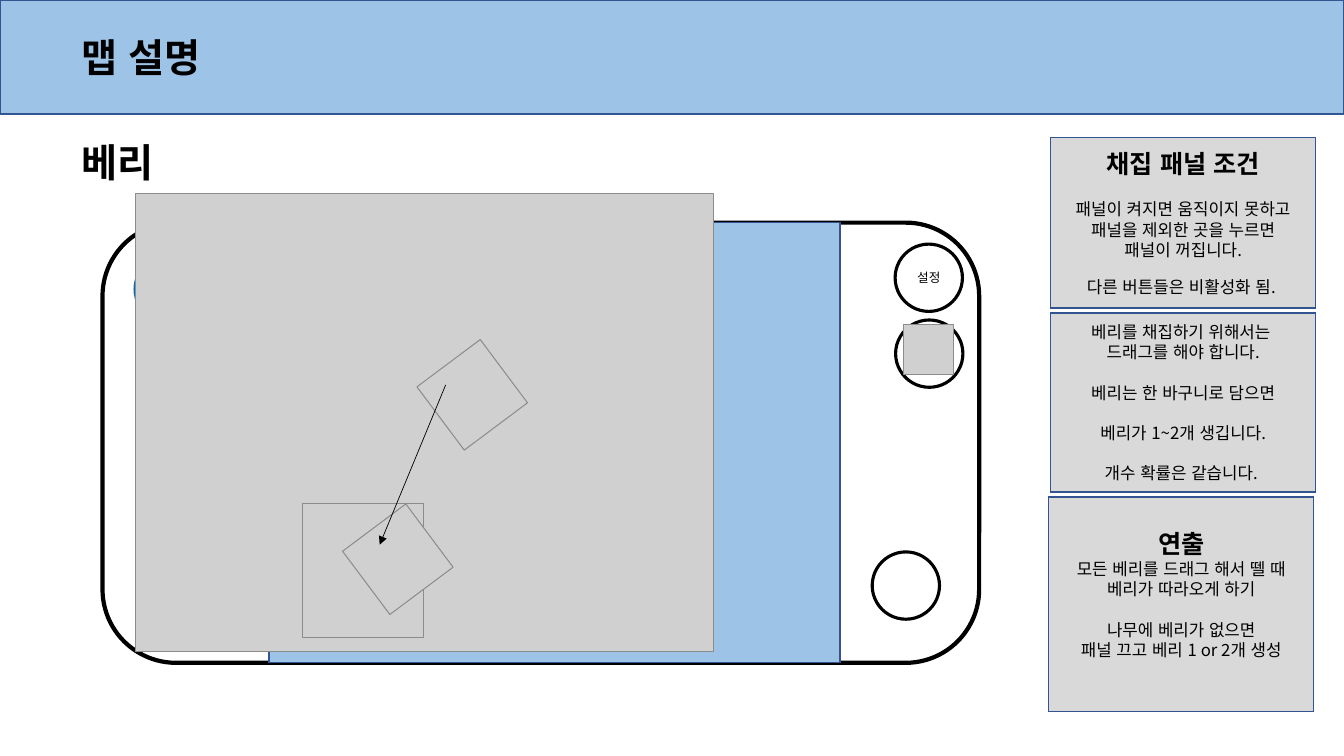
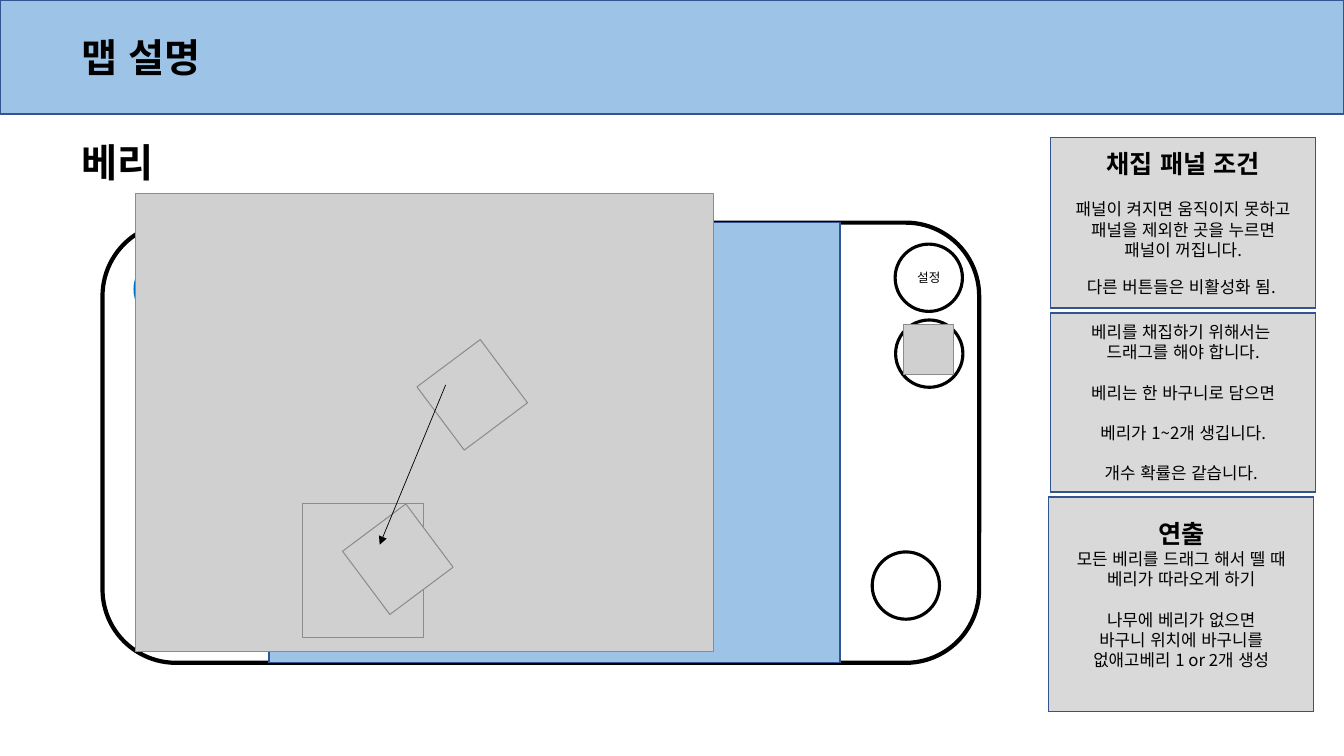
Before and after one commit to anglik0370/EscapeIsland, a slide deck: slide 4 of Document/시스템/채집 시스템.pptx. Drawn at 1344x756 pixels with LibreOffice and Linux fonts; fonts in the diff are those of the drawing; grey boxes stand for pictures. Boxes give left, top, right and bottom in pixels: in the first picture for what was removed or moved away, otherwise in the second. Text is boxed around its words. In the diff, an @@ line names an element or a change of style, - is before the commit and + after.

```diff
--- a/Document/시스템/채집 시스템.pptx
+++ b/Document/시스템/채집 시스템.pptx
@@ text in rectangle at (x1=1093, y1=632, x2=1269, y2=668): text changed @@
-패널 끄고 베리 1 or 2개 생성
+바구니 위치에 바구니를 없애고베리 1 or 2개 생성
```
Also in this commit, not shown: 3 other files.
